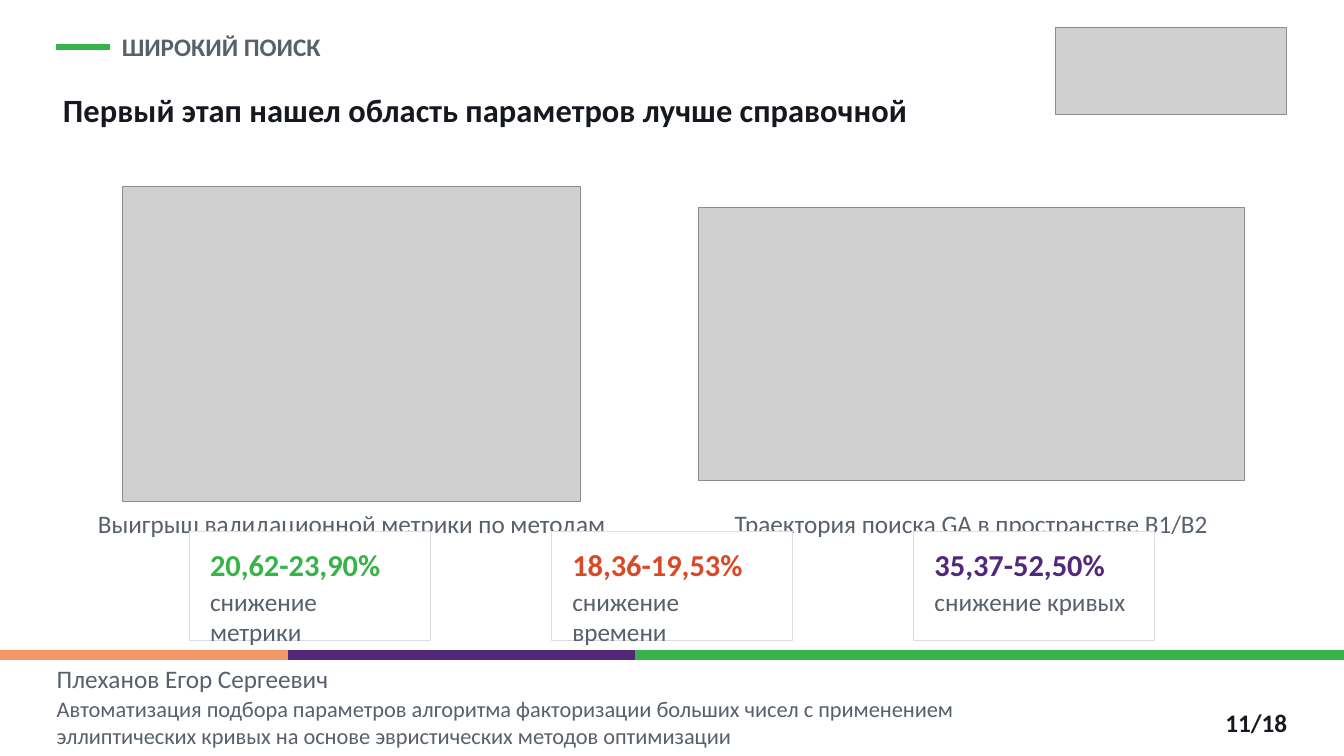
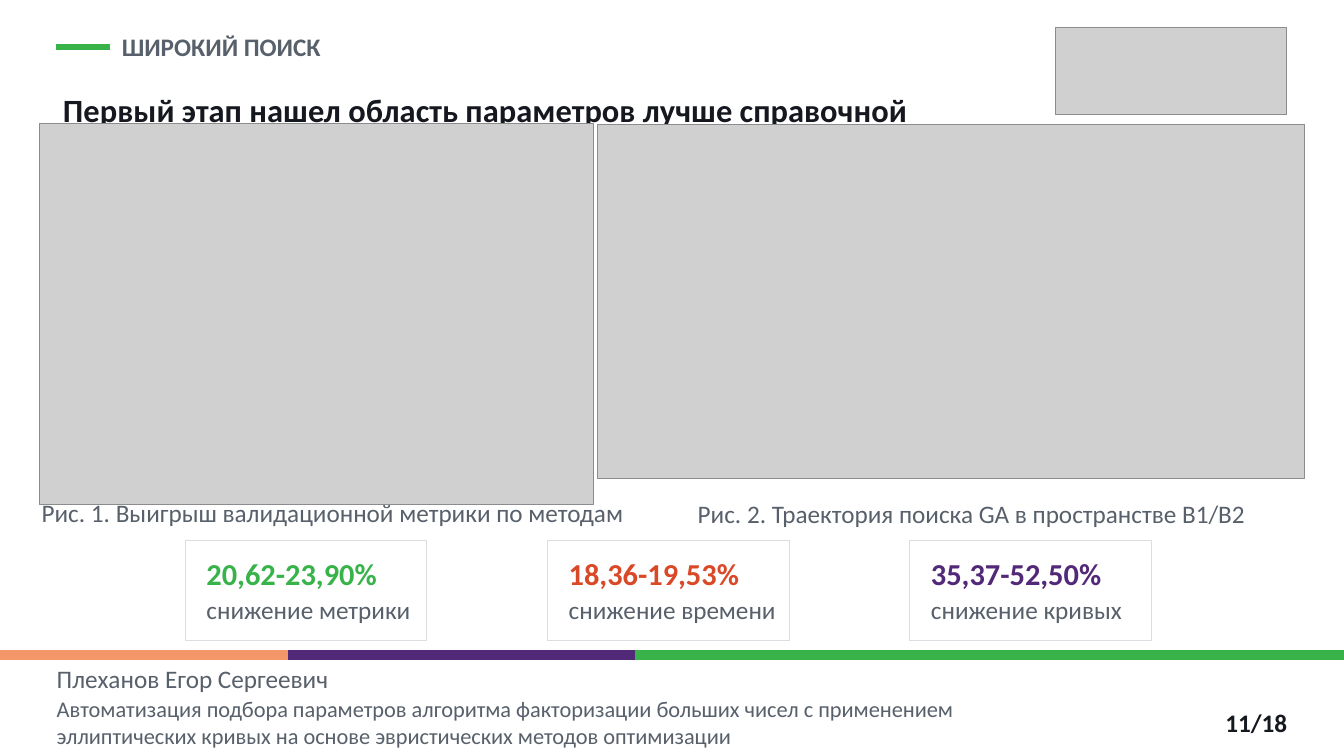
Before and after one commit to EgorPlehanov/ecm-evolutionary-optimization, a slide deck: slide 11 of REPORTS/06_thesis_defense_presentation/Plekhanov_thesis_defense_ECM_parameter_optimization_polytech.pptx. Drawn at 1344x756 pixels with LibreOffice and Linux fonts; fonts in the diff are those of the drawing; grey boxes stand for pictures. Boxes give left, top, right and bottom in pixels: in the first picture for what was removed or moved away, otherwise in the second. Text is boxed around its words. In the diff, an @@ line names an element or a change of style, - is before the commit and + after.

```diff
--- a/REPORTS/06_thesis_defense_presentation/Plekhanov_thesis_defense_ECM_parameter_optimization_polytech.pptx
+++ b/REPORTS/06_thesis_defense_presentation/Plekhanov_thesis_defense_ECM_parameter_optimization_polytech.pptx
@@ picture: place and size @@
-picture at <box>123,187,582,501</box>
+picture at <box>40,123,595,504</box>
@@ picture: place and size @@
-picture at <box>699,208,1245,481</box>
+picture at <box>598,125,1305,479</box>
@@ text at <box>42,502,623,526</box>: text changed @@
-Выигрыш валидационной метрики по методам
+Рис. 1. Выигрыш валидационной метрики по методам
@@ text at <box>698,505,1245,527</box>: text changed @@
-Траектория поиска GA в пространстве B1/B2
+Рис. 2. Траектория поиска GA в пространстве B1/B2
@@ rectangle: place and size @@
-rectangle at <box>190,531,432,640</box>
+rectangle at <box>186,540,427,641</box>
@@ rectangle: place and size @@
-rectangle at <box>552,531,793,640</box>
+rectangle at <box>547,540,789,641</box>
@@ rectangle: place and size @@
-rectangle at <box>913,531,1155,640</box>
+rectangle at <box>910,540,1152,641</box>
@@ text "снижение метрики" rewrapped from <box>210,599,317,645</box> to <box>206,607,410,623</box> @@
@@ text "снижение времени" rewrapped from <box>572,599,679,645</box> to <box>569,607,775,623</box> @@
@@ 4 texts: place and size @@
-4 texts at <box>210,555,1125,615</box>
+4 texts at <box>206,564,1122,623</box>
```
Also in this commit, not shown: 10 other slides changed, 3 other files.
